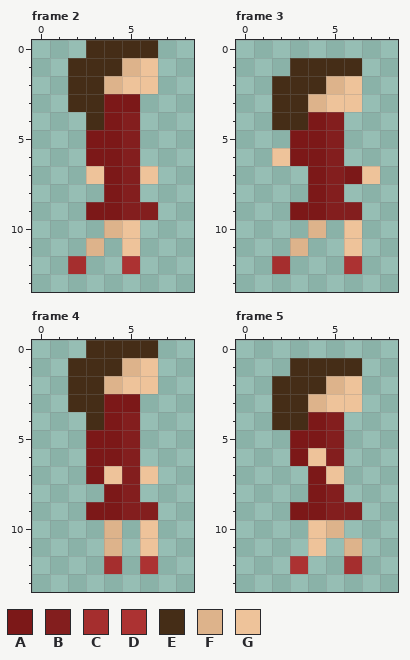
A pixel-art file gets an edit: Assets/PersonalAssets/NPC/Day4/Woman2DayFourCorrectRightWalk.aseprite. Above, as it was before the edit.
9x14 pixels, 10 frames. Shown: frame 2, frame 3, frame 4, frame 5. The commit also changed other frames, which this record leaves out.
Palette (. is transparent): A #7c1818  B #831e1e  C #a52e2e  D #ac3232  E #452d17  F #ddb38b  G #eec39a
Pixels before, frame 2, first column x 2:
 0 .EEEE
 1 EEEFG
 2 EEFGG
 3 EEAA.
 4 .EAB.
 5 .AAB.
 6 .AAB.
 7 .GABG
 8 ..AB.
 9 .AABB
10 ..FG.
11 .F.G.
12 C..D.
Pixels before, frame 3, first column x 2:
 1 .EEEE.
 2 EEEFG.
 3 EEFGG.
 4 EEAB..
 5 .AAB..
 6 GAAB..
 7 ..ABAG
 8 ..AB..
 9 .AABB.
10 ..F.G.
11 .F..G.
12 C...D.
Pixels before, frame 4, first column x 2:
 0 .EEEE
 1 EEEFG
 2 EEFGG
 3 EEAA.
 4 .EAB.
 5 .AAB.
 6 .AAB.
 7 .AGBG
 8 ..AB.
 9 .AABB
10 ..F.G
11 ..F.G
12 ..C.D
Pixels before, frame 5, first column x 2:
 1 .EEEE
 2 EEEFG
 3 EEFGG
 4 EEAB.
 5 .AAB.
 6 .AGB.
 7 ..AG.
 8 ..AB.
 9 .AABB
10 ..GF.
11 ..G.F
12 .D..C
Now the later version:
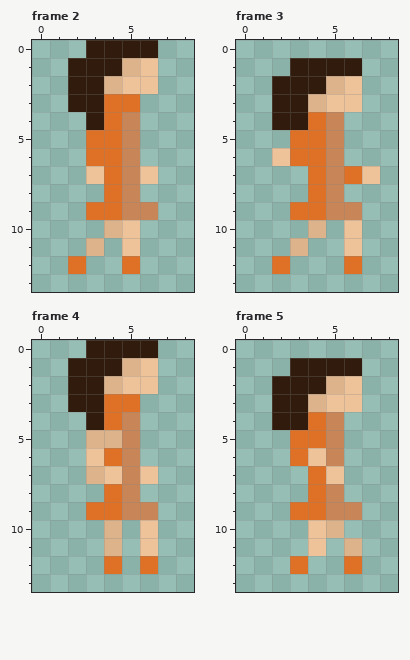
What changed:
colour A: #7c1818 -> #df7126
colour B: #831e1e -> #c88558
colour E: #452d17 -> #301b0d
Frame 2:
y 12: x 2 C -> A; x 5 D -> A
Frame 3:
y 12: x 2 C -> A; x 6 D -> A
Frame 4:
y 5: x 3..4 AA -> FF
y 6: x 3 A -> G
y 7: x 3 A -> F
y 12: x 4 C -> A; x 6 D -> A
Frame 5:
y 12: x 3 D -> A; x 6 C -> A
